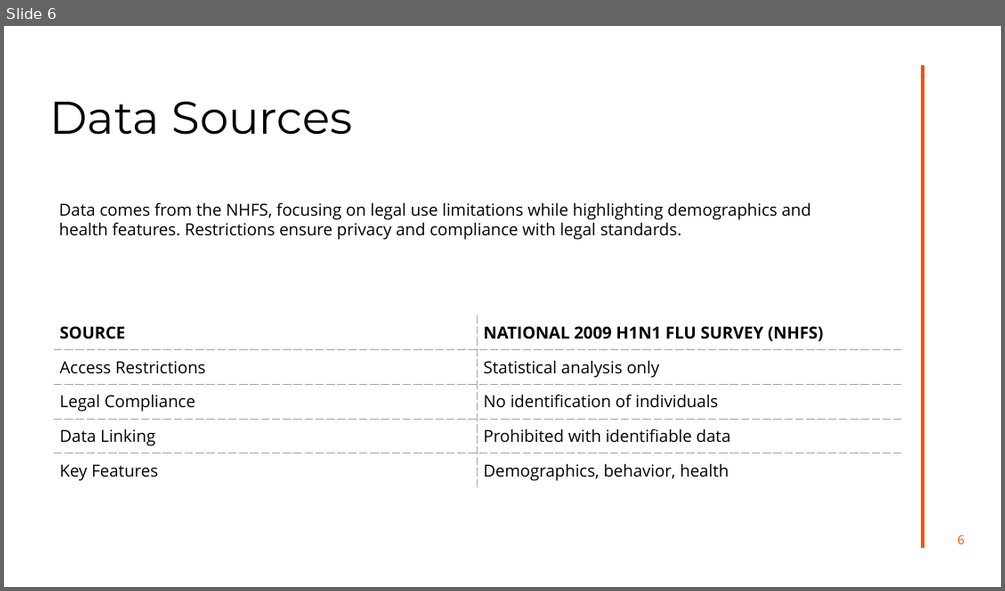
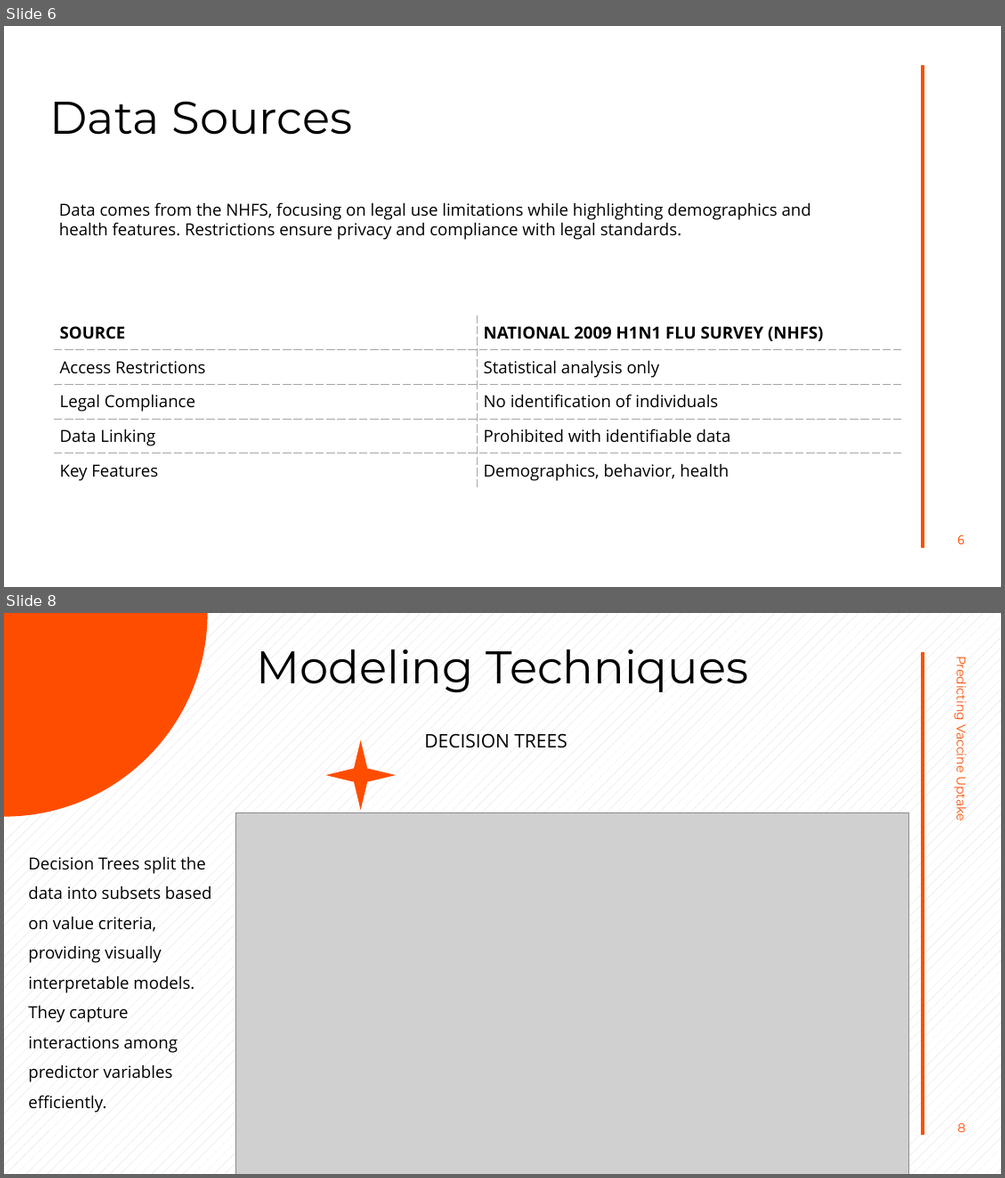
Before and after one commit to FranciscarNdanu/Predicting-Vaccine-Uptake-Using-Machine-Learning, a slide deck: Vaccine Prediction.pptx. Shown one above the other, each under a label of ours: slide 6 before the commit, slides 6 and 8 after it; the slides between them are not shown. The pictures are 1005x591 and 1005x1178 pixels, drawn with LibreOffice and Linux fonts; fonts in the diff are those of the drawing; grey boxes stand for pictures; background and template pictures are left out. Boxes give left, top, right and bottom in pixels: in the first picture for what was removed or moved away, otherwise in the second. Text is boxed around its words. In the diff, an @@ line names an element or a change of style, - is before the commit and + after.

```diff
--- a/Vaccine Prediction.pptx
+++ b/Vaccine Prediction.pptx
@@ slide 8 added at (4,613,1001,1174), background pattern #D9D9D9 on #FFFFFF; not listed: 1 template element that a slide beside it also shows @@
@@ freeform shape added at (4,613,208,817), fill #FF4D00 @@
@@ title added at (256,649,748,693), 44 pt, text #000000 @@
+Modeling Techniques
@@ text added at (953,662,970,820), 12 pt, text #FF4D00 @@
+Predicting Vaccine Uptake
@@ star added at (325,740,395,810), fill #FF4D00 @@
@@ text added at (424,733,566,748), 18 pt, text #000000 @@
+DECISION TREES
@@ picture added at (235,812,909,1174) @@
@@ text added at (28,856,212,1112), 16 pt, text #000000 @@
+Decision Trees split the data into subsets based on value criteria, providing visually interpretable models. They capture interactions among predictor variables efficiently.
@@ page number added at (957,1123,965,1132), 12 pt, text #FF4D00 @@
+8
```
Also in this commit, not shown: 3 slides changed, 1 other slide added, 5 other files.
